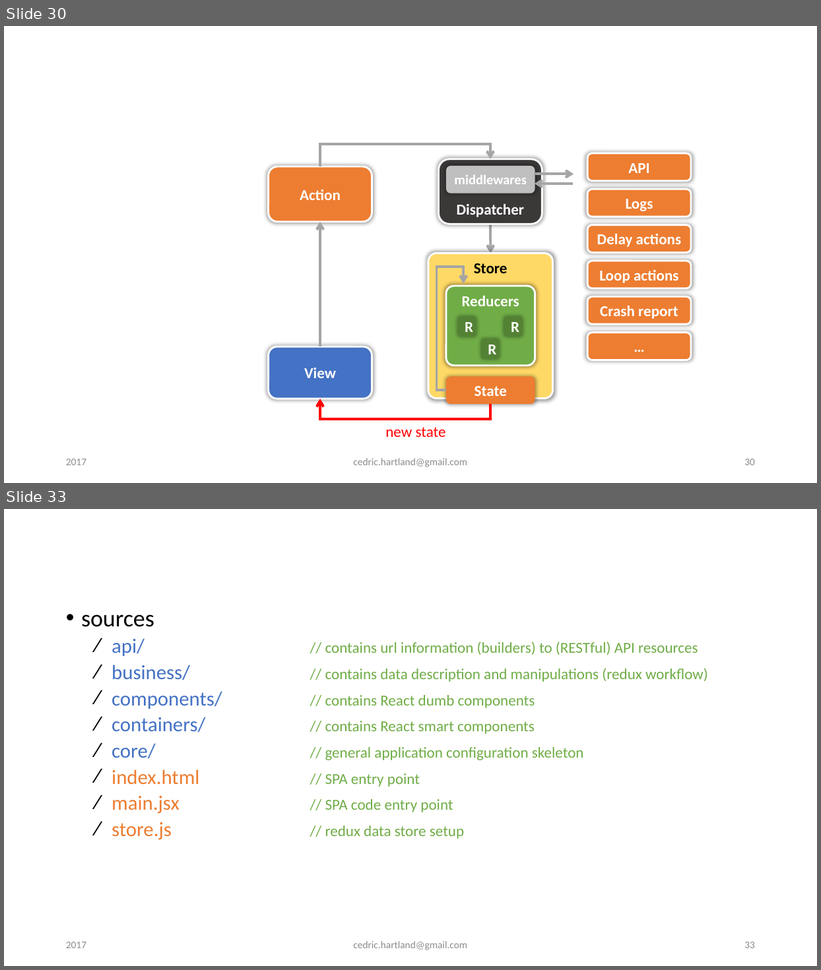
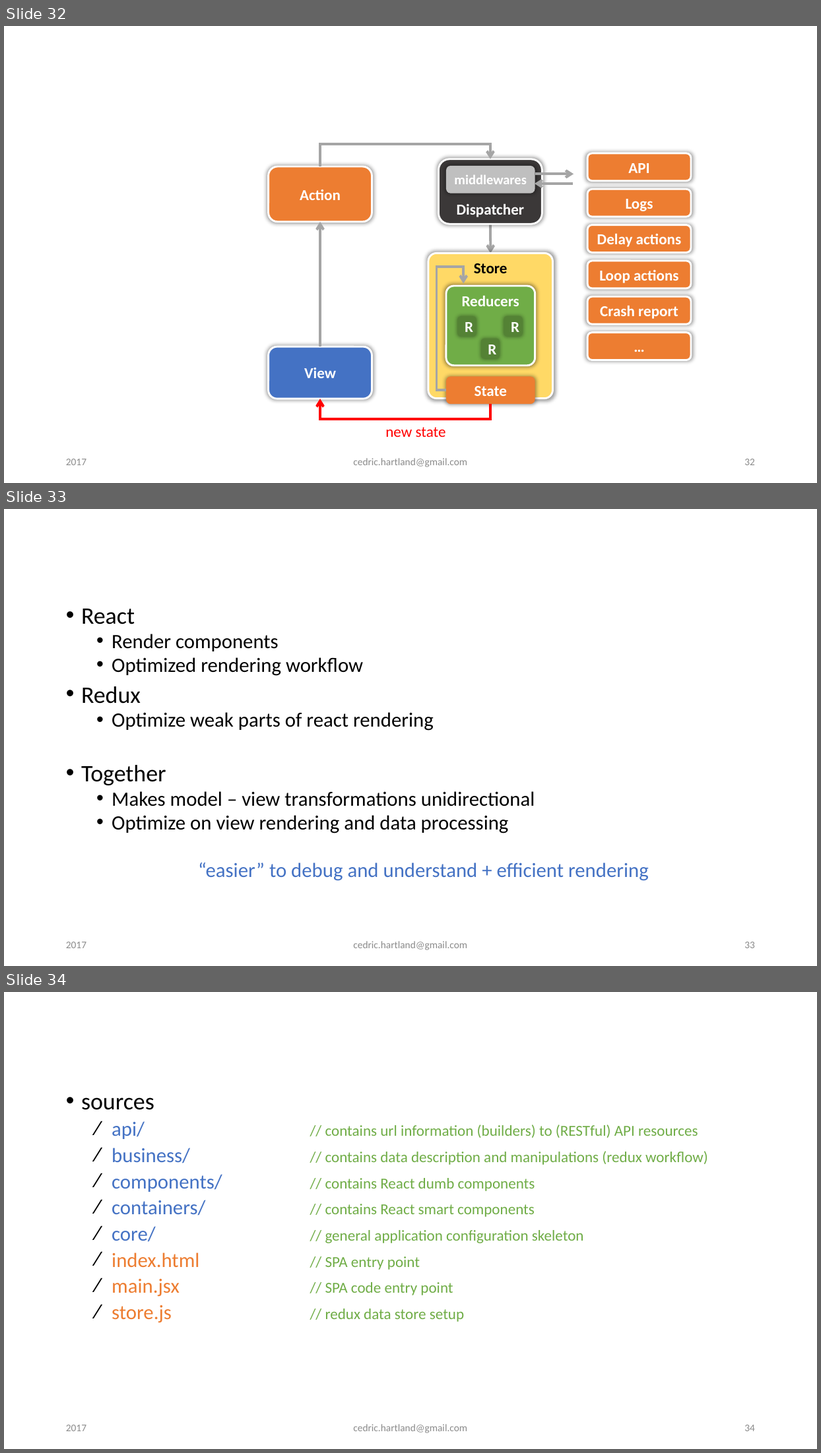
Before and after one commit to gigacool/react-redux-presentation, a slide deck: docs/React & Redux.pptx. Shown one above the other, each under a label of ours: slides 30 and 33 before the commit, slides 32, 33 and 34 after it; the slides between them are not shown. The pictures are 821x970 and 821x1453 pixels, drawn with LibreOffice and Linux fonts; fonts in the diff are those of the drawing; background and template pictures are left out. Boxes give left, top, right and bottom in pixels: in the first picture for what was removed or moved away, otherwise in the second. Text is boxed around its words. In the diff, an @@ line names an element or a change of style, - is before the commit and + after.

```diff
--- a/docs/React & Redux.pptx
+++ b/docs/React & Redux.pptx
@@ slide 33 added at [4, 509, 817, 966], background #FFFFFF @@
@@ title added at [60, 533, 762, 591], 36 pt, text #FFFFFF @@
+Rock & Roll
@@ text added at [81, 609, 649, 881], 24 pt, text #000000 @@
+• React
+  • Render components
+  • Optimized rendering workflow
+• Redux
+  • Optimize weak parts of react rendering
+• Together
+  • Makes model – view transformations unidirectional
+  • Optimize on view rendering and data processing
+  “easier” to debug and understand + efficient rendering
@@ text added at [66, 942, 86, 949], 12 pt, text #8C8C8C @@
+2017
@@ text added at [353, 941, 467, 951], 12 pt, text #8C8C8C @@
+cedric.hartland@gmail.com
@@ page number added at [745, 942, 755, 949], 12 pt, text #8C8C8C @@
+33
@@ what was slide 30 is now slide 32 @@
@@ page number at [745, 459, 755, 466]: text changed @@
-30
+32
@@ what was slide 33 is now slide 34 @@
@@ page number at [745, 1425, 755, 1432]: text changed @@
-33
+34
```
Also in this commit, not shown: 6 slides changed, 11 other slides added, 5 other files.
